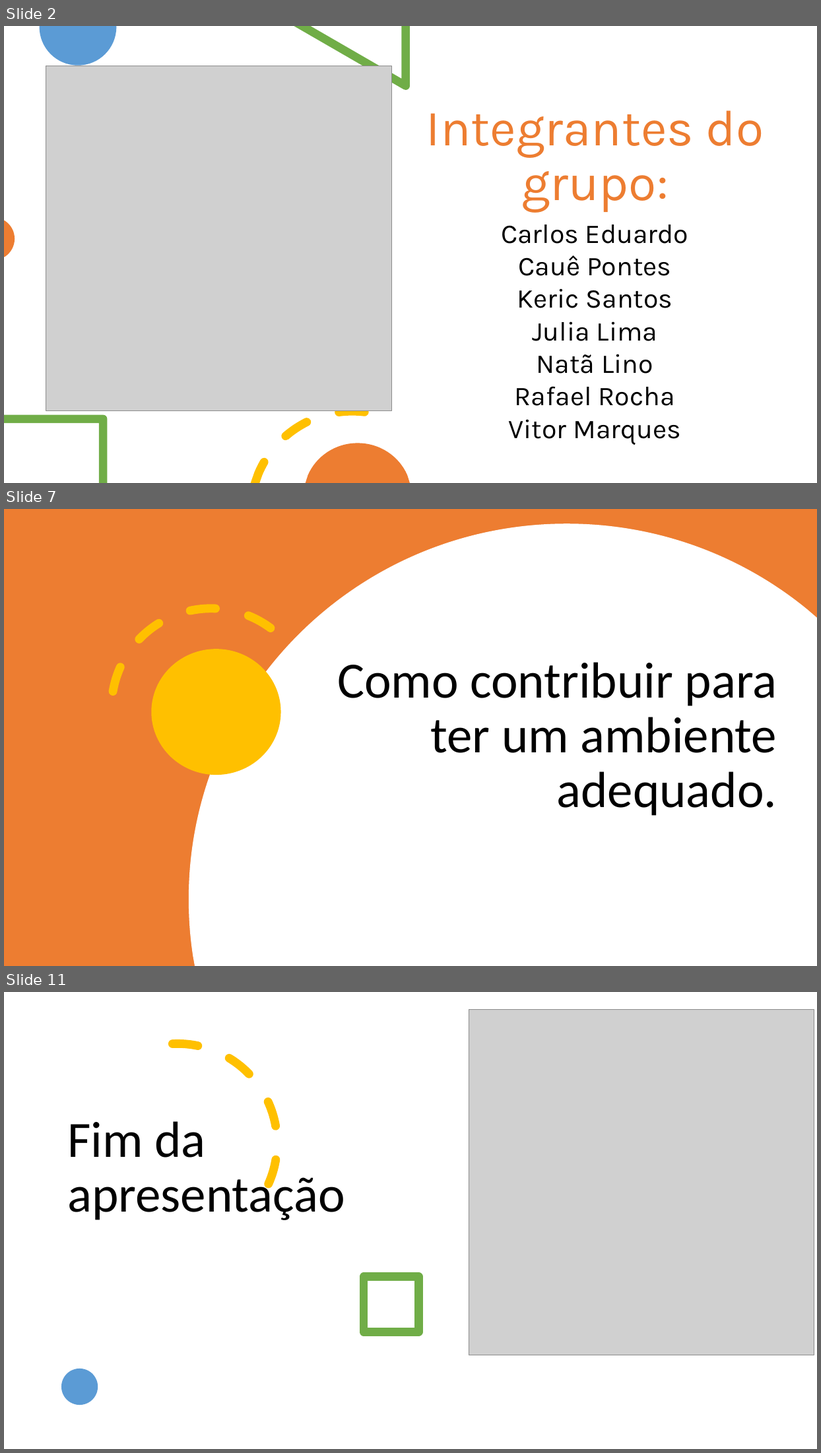
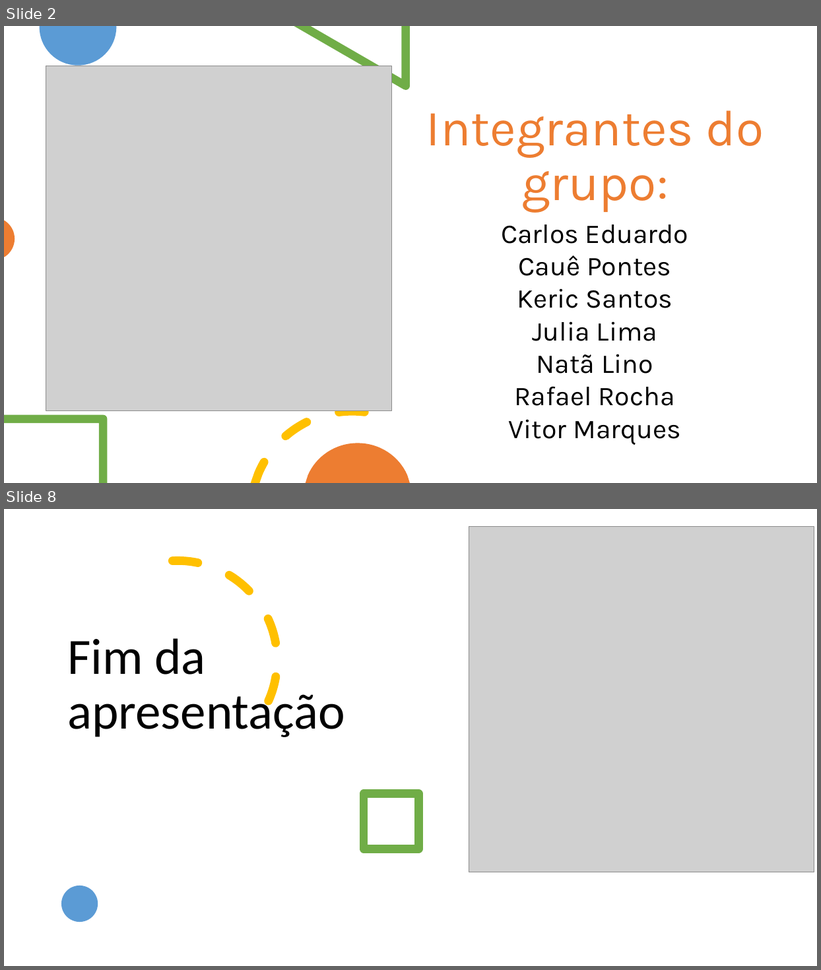
Before and after one commit to julialima1999/Limpeza_organiza-o, a slide deck: Apresentação/Limpeza e Organização.pptx. Shown one above the other, each under a label of ours: slides 2, 7 and 11 before the commit, slides 2 and 8 after it; the slides between them are not shown. The pictures are 821x1453 and 821x970 pixels, drawn with LibreOffice and Linux fonts; fonts in the diff are those of the drawing; grey boxes stand for pictures. Boxes give left, top, right and bottom in pixels: in the first picture for what was removed or moved away, otherwise in the second. Text is boxed around its words. In the diff, an @@ line names an element or a change of style, - is before the commit and + after.

```diff
--- a/Apresentação/Limpeza e Organização.pptx
+++ b/Apresentação/Limpeza e Organização.pptx
@@ slide 7 removed at (4, 509, 817, 966), background #FFFFFF @@
@@ rectangle removed at (4, 509, 817, 966) @@
@@ freeform shape removed at (189, 524, 817, 966) @@
@@ arc (boxed as its full ellipse) removed at (71, 568, 351, 848) @@
@@ ellipse removed at (152, 650, 281, 776) @@
@@ title removed at (337, 662, 777, 816) @@
-Como contribuir para ter um ambiente adequado.
@@ what was slide 11 is now slide 8 @@
```
Also in this commit, not shown: 1 slide changed, 4 slides added, 6 other slides removed.
